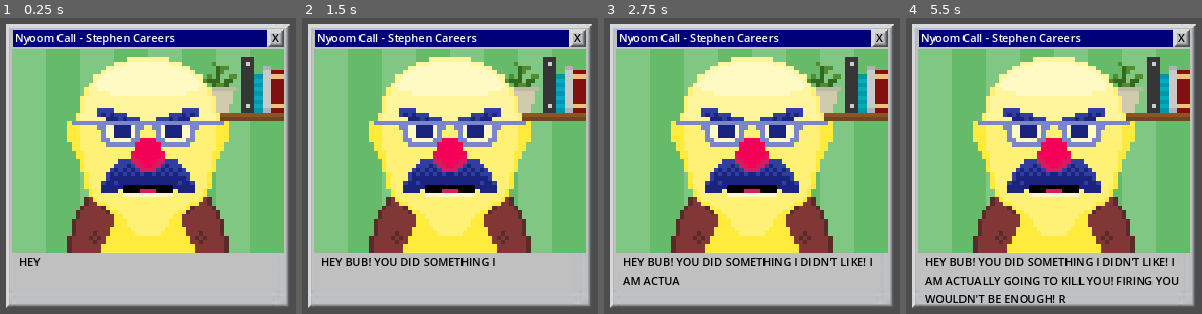
Above: before the commit, frames 1-4 (left to right).
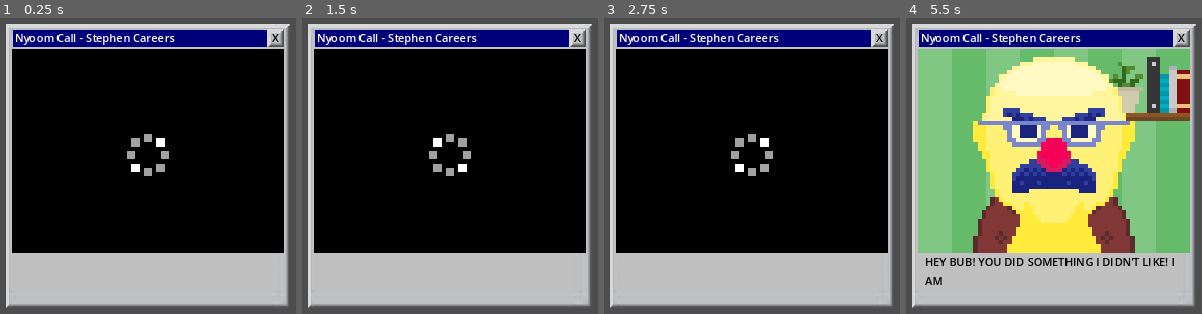
Above: after the commit, the same moments.

Repository: SeanGreeley/2025-Chillennium-Drury
Game: Godot game, scene res://scenes/VideoCall.tscn
Two runs of this game, one before a commit and one after it. Both use one fixed random seed, a clock stepped at 60 frames per second and the inputs below. The project has no main scene, so this scene is started directly.
Inputs (mouse positions are in pixels of both pictures, inside the frame that each line leads up to):
- Up to frame 1 (0.25 s): no input
- Up to frame 2 (1.5 s): click (577, 38) at 0.5 s; click (577, 38) at 1.25 s
- Up to frame 3 (2.75 s): click (879, 38) at 2 s
- Up to frame 4 (5.5 s): no input

The runs differ from the first frame. In frame 1, 63% of the frame differs, in the area x 4-96%, y 10-84%; in frame 2, 64%; in frame 3, 64%, in the area x 4-96%, y 10-91%; in frame 4, 4.2%.

Commit message:
Polished Video Call Scene

Diff:
--- a/scenes/VideoCall.tscn
+++ b/scenes/VideoCall.tscn
@@ -1,11 +1,34 @@
-[gd_scene load_steps=5 format=3 uid="uid://dsqqb4tkiqan3"]
+[gd_scene load_steps=11 format=3 uid="uid://dsqqb4tkiqan3"]
 
 [ext_resource type="Script" path="res://scripts/video_call.gd" id="1_reepk"]
 [ext_resource type="Texture2D" uid="uid://br0caxa5ave8" path="res://assets/stephenCareers/mouthClosed.png" id="2_umbbc"]
+[ext_resource type="Texture2D" uid="uid://cgj8t6api1o3" path="res://assets/stephenCareers/load1.png" id="2_v0wcv"]
 [ext_resource type="Texture2D" uid="uid://5nvepjesebhk" path="res://assets/stephenCareers/mouthOpen.png" id="3_j7fco"]
+[ext_resource type="Texture2D" uid="uid://bnskig2bqvg4k" path="res://assets/stephenCareers/load2.png" id="3_ukw2p"]
+[ext_resource type="Texture2D" uid="uid://r5ptu1bh1uup" path="res://assets/stephenCareers/load3.png" id="4_a5auy"]
+[ext_resource type="Texture2D" uid="uid://ch0cwtmlm7emd" path="res://assets/stephenCareers/load4.png" id="5_pybsp"]
+[ext_resource type="AudioStream" uid="uid://dk4lhx7muss5b" path="res://assets/sfx/call.mp3" id="8_quyet"]
+[ext_resource type="AudioStream" uid="uid://c2x02m10ci6aa" path="res://assets/sfx/yapping.mp3" id="9_jwy6x"]
 
 [sub_resource type="SpriteFrames" id="SpriteFrames_1rrmg"]
 animations = [{
+"frames": [{
+"duration": 1.0,
+"texture": ExtResource("2_v0wcv")
+}, {
+"duration": 1.0,
+"texture": ExtResource("3_ukw2p")
+}, {
+"duration": 1.0,
+"texture": ExtResource("4_a5auy")
+}, {
+"duration": 1.0,
+"texture": ExtResource("5_pybsp")
+}],
+"loop": true,
+"name": &"loading",
+"speed": 5.0
+}, {
 "frames": [{
 "duration": 1.0,
 "texture": ExtResource("2_umbbc")
@@ -14,7 +37,7 @@
 "texture": ExtResource("3_j7fco")
 }],
 "loop": true,
-"name": &"default",
+"name": &"talking",
 "speed": 5.0
 }]
 
@@ -65,7 +88,7 @@
 position = Vector2(576, 256)
 scale = Vector2(6.11458, 6.11458)
 sprite_frames = SubResource("SpriteFrames_1rrmg")
-frame_progress = 0.224209
+animation = &"loading"
 
 [node name="Speech" type="Label" parent="."]
 layout_mode = 0
@@ -78,3 +101,11 @@
 autowrap_mode = 2
 visible_characters = 0
 visible_ratio = 0.0
+
+[node name="CallSound" type="AudioStreamPlayer2D" parent="."]
+position = Vector2(380, 405)
+stream = ExtResource("8_quyet")
+
+[node name="TalkSound" type="AudioStreamPlayer2D" parent="."]
+position = Vector2(380, 405)
+stream = ExtResource("9_jwy6x")
--- a/scripts/video_call.gd
+++ b/scripts/video_call.gd
@@ -5,9 +5,15 @@
 func _ready():
 	$Speech.visible_ratio = 0
 	rawRatio = 0
-	$Stephen.play()
+	$Stephen.play("loading")
+	$CallSound.play()
+	await get_tree().create_timer(3.0).timeout
+	$Stephen.play("talking")
+	$TalkSound.play()
 
 func _process(delta):
-	if $Speech.visible_ratio < 1:
+	if $Speech.visible_ratio < 1 and $Stephen.animation == "talking":
 		rawRatio += 20.0 * delta/(len($Speech.text)+1.0)
 		$Speech.visible_ratio = floor(rawRatio*50)/50
+	elif $Speech.visible_ratio >= 1:
+		$TalkSound.stop()
Not shown, changed: assets/sfx/yapping.mp3.import
Binary file added: assets/stephenCareers/load1.png
Not shown, added: assets/stephenCareers/load1.png.import
Binary file added: assets/stephenCareers/load2.png
Not shown, added: assets/stephenCareers/load2.png.import
Binary file added: assets/stephenCareers/load3.png
Not shown, added: assets/stephenCareers/load3.png.import
Binary file added: assets/stephenCareers/load4.png
Not shown, added: assets/stephenCareers/load4.png.import
Not shown, changed: assets/sfx/yapping.mp3
